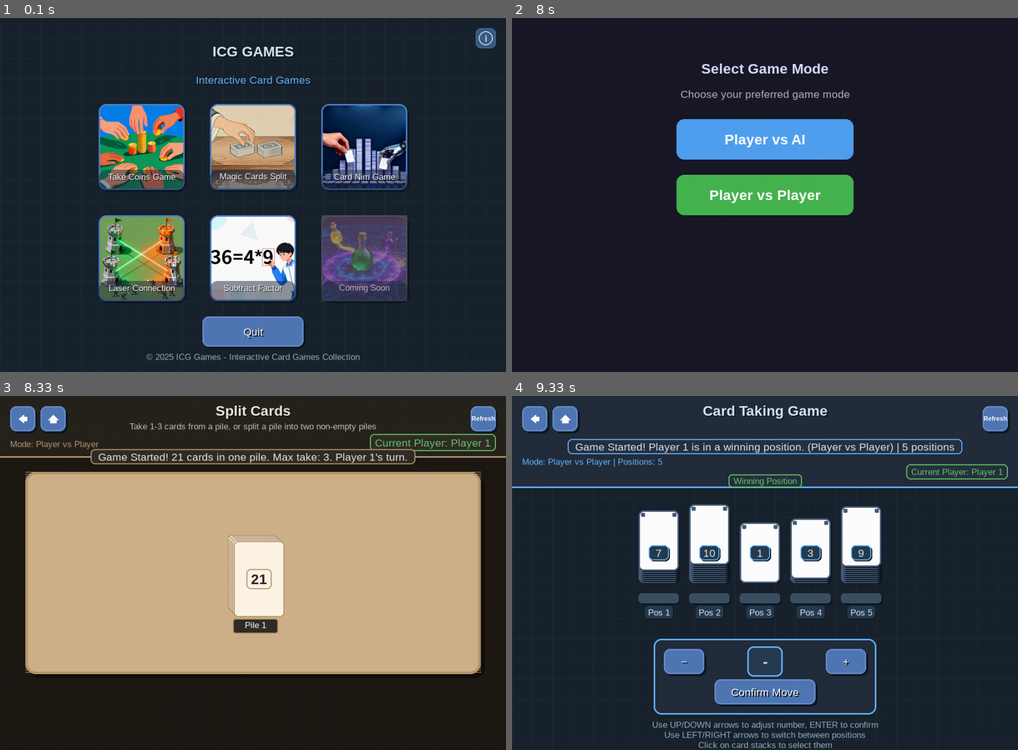
Above: before the commit, frames 1-4 (two rows, left to right).
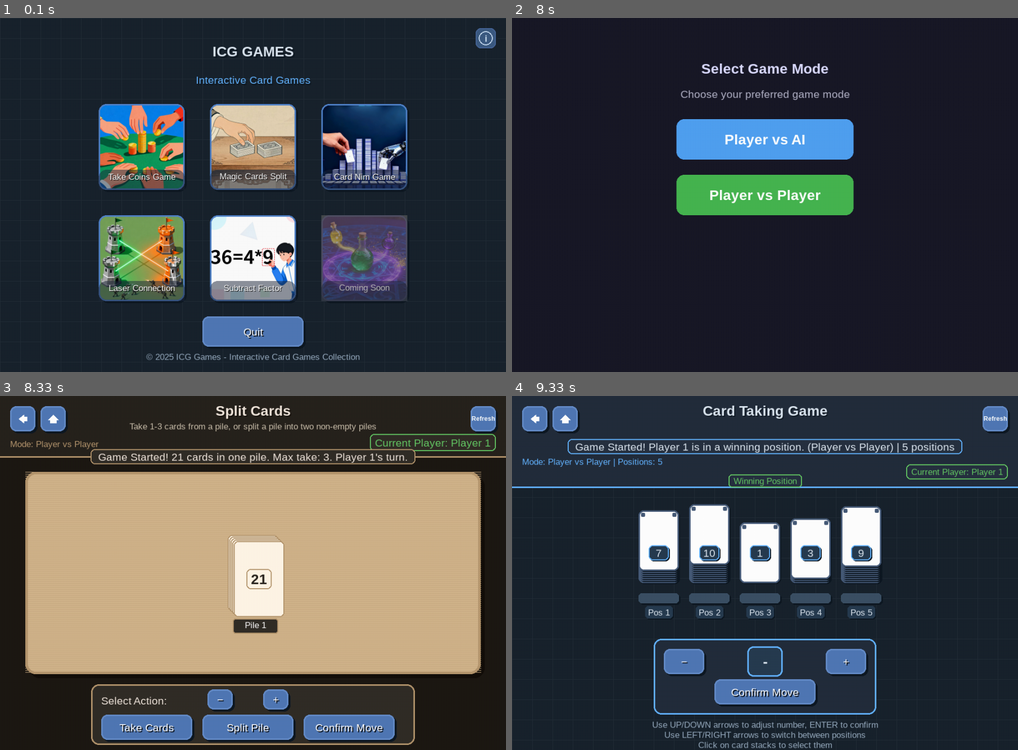
Above: after the commit, the same moments.

Repository: JieteXue/ICG-Games
Game: pygame game, started from main.py
The game is run twice, just before and just after one commit, with the same random seed, the same clock (stepped at 60 frames per second) and the same inputs.
Inputs (mouse positions are in pixels of both pictures, inside the frame that each line leads up to):
- Up to frame 1 (0.1 s): no input
- Up to frame 2 (8 s): click "Take Coins Game" at 0.38 s; click "Player vs Player" at 0.72 s; click "Pos 1" at 1.05 s; tap Enter at 1.33, 4.33, 7.13 s; click (684, 177) at 1.72 s; click "Refresh" at 2.05 s; click (891, 262) at 2.38 s; click (790, 173) at 2.72 s; click (562, 39) at 3.05 s; click (785, 262) at 3.38 s; click "Player vs Player" at 3.72 s; click "Confirm Move" at 4.07 s; click "+" at 4.73 s; click (911, 276) at 5.07 s; click (714, 251) at 5.4 s; click "−" at 6.13 s; click (598, 233) at 6.47 s; click (562, 39) at 7.53 s; click "Magic Cards Split" at 7.85 s
- Up to frame 3 (8.33 s): click "Player vs Player" at 8.18 s
- Up to frame 4 (9.33 s): click (562, 417) at 8.53 s; click (871, 488) at 8.85 s; click (754, 587) at 9.18 s

Frames 1-2 are identical in both runs. In frame 3, 5.2% of the frame differs, in the area x 18-82%, y 81-99%; in frame 4, nothing differs.

Commit message:
Revert "整笑了，split 0 cards"
This reverts commit d1e0ba33ce5338c06b7cfdbe2f1ebd50b367e229.

Diff:
--- a/src/games/split_cards/game.py
+++ b/src/games/split_cards/game.py
@@ -24,7 +24,7 @@
 
         # Check if game is over
         if self.game_logic.game_over:
-            if buttons["new_game"].is_clicked(event):
+            if buttons["restart"].is_clicked(event):
                 self.game_logic.initialize_game(self.game_logic.game_mode, self.game_logic.difficulty)
                 self.key_repeat_manager._reset_state()
                 return True
@@ -245,10 +245,9 @@
         """Handle game events"""
         mouse_pos = pygame.mouse.get_pos()
 
-        # Update button hover states (只更新可见的按钮)
+        # Update button hover states
         for button in self.buttons.values():
-            if button.visible:  # 只更新可见按钮
-                button.update_hover(mouse_pos)
+            button.update_hover(mouse_pos)
 
         for event in pygame.event.get():
             if event.type == pygame.QUIT:
@@ -303,22 +302,45 @@
                 self.logic.selected_action
             )
 
-            # Draw navigation buttons (始终显示)
+            # Draw navigation buttons
             self.buttons["back"].draw(self.screen)
             self.buttons["home"].draw(self.screen)
             self.buttons["refresh"].draw(self.screen)
 
-            # Update button visibility based on game state
-            self.ui.update_button_visibility(self.buttons, self.logic)
-
             if not self.logic.game_over:
-                # Draw control panel (背景)
-                self.ui.draw_control_panel(self.logic, self.buttons)
-
-                # Draw visible buttons
+                # Set button enabled states based on game mode and current player
+                if self.logic.game_mode == "PVE":
+                    buttons_enabled = (self.logic.current_player == "Player 1")
+                else:
+                    buttons_enabled = True
+
+                # Update button enabled states
                 for btn_name in ["take_btn", "split_btn", "confirm_btn", "minus", "plus"]:
-                    if btn_name in self.buttons and self.buttons[btn_name].visible:
+                    if btn_name in self.buttons:
+                        self.buttons[btn_name].enabled = buttons_enabled
+
+                # Draw control panel
+                self.ui.draw_control_panel(self.logic)
+
+                # Draw control buttons
+                for btn_name in ["take_btn", "split_btn", "confirm_btn", "minus", "plus"]:
+                    if btn_name in self.buttons:
                         self.buttons[btn_name].draw(self.screen)
+
+                # Draw count display
+                if (self.logic.selected_pile_index is not None and
+                    self.logic.selected_action):
+
+                    control_y = self.ui.table_rect.bottom + 20
+                    control_x = (SCREEN_WIDTH - 600) // 2
+
+                    count_display = str(self.logic.selected_count)
+                    count_text = self.font_manager.large.render(count_display, True, (240, 230, 220))
+                    count_bg = pygame.Rect(control_x + 210, control_y + 95, 50, 40)
+                    pygame.draw.rect(self.screen, (50, 45, 40), count_bg, border_radius=8)
+                    pygame.draw.rect(self.screen, (180, 150, 110), count_bg, 2, border_radius=8)
+                    self.screen.blit(count_text, (control_x + 235 - count_text.get_width()//2,
+                                                 control_y + 115 - count_text.get_height()//2))
 
                 # Draw hints
                 hints = [
@@ -332,9 +354,8 @@
                     hint_text = self.font_manager.small.render(hint, True, (200, 190, 170))
                     self.screen.blit(hint_text, (SCREEN_WIDTH//2 - hint_text.get_width()//2, hint_y + i * 20))
             else:
-                # Draw game over screen with New Game button
-                if self.buttons["new_game"].visible:
-                    self.buttons["new_game"].draw(self.screen)
+                # Draw game over screen
+                self.buttons["restart"].draw(self.screen)
 
             pygame.display.flip()
 
--- a/src/games/split_cards/ui.py
+++ b/src/games/split_cards/ui.py
@@ -38,6 +38,8 @@
 
         # Draw table edge
         pygame.draw.rect(self.screen, (180, 150, 110), self.table_rect, 5, border_radius=20)
+
+
 
     def draw_game_info(self, game_logic):
         """Draw game information panel"""
@@ -128,14 +130,14 @@
                                           i, selected_index, selected_action)
                 pile_rects.append(pile_rect)
         else:
-            # Two rows - 修复重叠问题
+            # Two rows
             row1_count = (num_piles + 1) // 2
             row2_count = num_piles - row1_count
 
             # Row 1
             total_width = row1_count * pile_width + (row1_count - 1) * spacing
             start_x = self.table_rect.centerx - total_width // 2
-            y1 = self.table_rect.centery - pile_height - 40  # 增加间距
+            y1 = self.table_rect.centery - pile_height - 20
 
             for i in range(row1_count):
                 x = start_x + i * (pile_width + spacing)
@@ -146,7 +148,7 @@
             # Row 2
             total_width = row2_count * pile_width + (row2_count - 1) * spacing
             start_x = self.table_rect.centerx - total_width // 2
-            y2 = self.table_rect.centery + 20  # 调整位置
+            y2 = self.table_rect.centery + 20
 
             for i in range(row2_count):
                 x = start_x + i * (pile_width + spacing)
@@ -159,17 +161,6 @@
 
     def draw_pile(self, x, y, width, height, count, index, selected_index, selected_action):
         """Draw a single card pile"""
-        # 增强选中效果：在选中的牌堆周围绘制高亮边框
-        if index == selected_index:
-            # 绘制一个更大的高亮矩形
-            highlight_rect = pygame.Rect(x-8, y-8, width+16, height+16)
-            if selected_action == 'take':
-                pygame.draw.rect(self.screen, (255, 255, 100), highlight_rect, 4, border_radius=12)
-            elif selected_action == 'split':
-                pygame.draw.rect(self.screen, (100, 255, 100), highlight_rect, 4, border_radius=12)
-            else:
-                pygame.draw.rect(self.screen, (255, 200, 50), highlight_rect, 4, border_radius=12)
-
         # Pile background (card stack)
         pile_rect = pygame.Rect(x, y, width, height)
 
@@ -195,7 +186,6 @@
             card_rect = pygame.Rect(x + offset, y + offset, width, height)
             pygame.draw.rect(self.screen, card_color, card_rect, border_radius=8)
             pygame.draw.rect(self.screen, border_color, card_rect, 2, border_radius=8)
-
         max_offset = min(4, count-1) * 3
         # Draw card count
         count_text = self.font_manager.large.render(str(count), True, (40, 35, 30))
@@ -218,42 +208,20 @@
 
         return pile_rect
 
-    def draw_control_panel(self, game_logic, buttons):
-        """Draw control panel for actions - 动态显示"""
+    def draw_control_panel(self, game_logic):
+        """Draw control panel for actions"""
         control_y = self.table_rect.bottom + 40
         control_width = 600
         control_x = (SCREEN_WIDTH - control_width) // 2
 
-        # Control panel background (仅在需要时显示)
-        should_draw_panel = (game_logic.selected_pile_index is not None or
-                            game_logic.selected_action is not None)
-
-        if should_draw_panel:
-            control_bg = pygame.Rect(control_x - 20, control_y - 20, control_width + 40, 120)
-            pygame.draw.rect(self.screen, (50, 45, 40), control_bg, border_radius=15)
-            pygame.draw.rect(self.screen, (180, 150, 110), control_bg, 3, border_radius=15)
-
-            # Action type selection
-            if game_logic.selected_action is None:
-                action_text = self.font_manager.medium.render("Select Action:", True, (240, 230, 220))
-                self.screen.blit(action_text, (control_x, control_y))
-
-            # 数量显示（当选择了动作时显示）
-            if game_logic.selected_action is not None:
-                # 在加减按钮中间显示数量
-                count_display = str(game_logic.selected_count)
-                count_text = self.font_manager.large.render(count_display, True, (240, 230, 220))
-
-                # 计算中间位置
-                minus_rect = buttons["minus"].rect
-                plus_rect = buttons["plus"].rect
-                center_x = (minus_rect.x + plus_rect.x) // 2
-
-                count_bg = pygame.Rect(center_x - 25, control_y + 95, 50, 40)
-                pygame.draw.rect(self.screen, (50, 45, 40), count_bg, border_radius=8)
-                pygame.draw.rect(self.screen, (180, 150, 110), count_bg, 2, border_radius=8)
-                self.screen.blit(count_text, (center_x - count_text.get_width()//2,
-                                             control_y + 115 - count_text.get_height()//2))
+        # Control panel background
+        control_bg = pygame.Rect(control_x - 20, control_y - 20, control_width + 40, 120)
+        pygame.draw.rect(self.screen, (50, 45, 40), control_bg, border_radius=15)
+        pygame.draw.rect(self.screen, (180, 150, 110), control_bg, 3, border_radius=15)
+
+        # Action type selection
+        action_text = self.font_manager.medium.render("Select Action:", True, (240, 230, 220))
+        self.screen.blit(action_text, (control_x, control_y))
 
         return control_x, control_y
 
@@ -270,93 +238,30 @@
         buttons["refresh"] = Button(SCREEN_WIDTH - 20 - nav_button_size, 20, nav_button_size, nav_button_size, "",
                                    self.font_manager, icon='refresh', tooltip="Restart current game")
 
-        # Action buttons - 初始设置为不可见
-        control_y = self.table_rect.bottom + 40 if hasattr(self, 'table_rect') else 500
+        # Action buttons
+        control_y = self.table_rect.bottom + 20 if hasattr(self, 'table_rect') else 500
         control_width = 600
         control_x = (SCREEN_WIDTH - control_width) // 2
 
         buttons["take_btn"] = Button(control_x, control_y + 60, 180, 50, "Take Cards",
-                                    self.font_manager, tooltip="Take cards from selected pile",
-                                    visible=False)
+                                    self.font_manager, tooltip="Take cards from selected pile")
         buttons["split_btn"] = Button(control_x + 200, control_y + 60, 180, 50, "Split Pile",
-                                     self.font_manager, tooltip="Split selected pile into two",
-                                     visible=False)
+                                     self.font_manager, tooltip="Split selected pile into two")
         buttons["confirm_btn"] = Button(control_x + 400, control_y + 60, 180, 50, "Confirm Move",
-                                       self.font_manager, tooltip="Execute selected move",
-                                       visible=False)
-
-        # Number adjustment buttons - 重新调整位置
-        # 减号按钮在左边，加号按钮在右边，中间留出空间显示数字
-        number_panel_x = control_x + 200
-        buttons["minus"] = Button(number_panel_x, control_y + 60, 50, 40, "−",
-                                 self.font_manager, tooltip="Decrease count",
-                                 visible=False)
-        buttons["plus"] = Button(number_panel_x + 110, control_y + 60, 50, 40, "+",
-                                self.font_manager, tooltip="Increase count",
-                                visible=False)
-
-        # New Game / Restart button (游戏结束时显示)
-        buttons["new_game"] = Button(SCREEN_WIDTH//2 - 120, control_y + 150, 240, 60,
-                                   "New Game", self.font_manager,
-                                   tooltip="Start a new game", visible=False)
+                                       self.font_manager, tooltip="Execute selected move")
+
+        # Number adjustment buttons
+        buttons["minus"] = Button(control_x + 210, control_y+10 , 50, 40, "−",
+                                 self.font_manager, tooltip="Decrease count")
+        buttons["plus"] = Button(control_x + 320, control_y+10 , 50, 40, "+",
+                                self.font_manager, tooltip="Increase count")
+
+        # Restart button
+        buttons["restart"] = Button(SCREEN_WIDTH//2 - 120, control_y + 150, 240, 60,
+                                   "New Game", self.font_manager, tooltip="Start a new game")
 
         return buttons
 
-    def update_button_visibility(self, buttons, game_logic):
-        """根据游戏状态更新按钮的可见性"""
-        # 导航按钮始终可见
-        buttons["back"].visible = True
-        buttons["home"].visible = True
-        buttons["refresh"].visible = True
-
-        if game_logic.game_over:
-            # 游戏结束时只显示New Game按钮
-            buttons["take_btn"].visible = False
-            buttons["split_btn"].visible = False
-            buttons["confirm_btn"].visible = False
-            buttons["minus"].visible = False
-            buttons["plus"].visible = False
-            buttons["new_game"].visible = True
-            return
-
-        # 隐藏New Game按钮
-        buttons["new_game"].visible = False
-
-        # 检查当前玩家是否可以交互
-        can_interact = False
-        if game_logic.game_mode == "PVP":
-            can_interact = True
-        elif game_logic.game_mode == "PVE" and game_logic.current_player == "Player 1":
-            can_interact = True
-
-        if not can_interact:
-            # AI回合或不能交互时，隐藏所有动作按钮
-            buttons["take_btn"].visible = False
-            buttons["split_btn"].visible = False
-            buttons["confirm_btn"].visible = False
-            buttons["minus"].visible = False
-            buttons["plus"].visible = False
-            return
-
-        # 玩家可以交互时
-        if game_logic.selected_pile_index is None:
-            # 没有选择牌堆，隐藏所有动作按钮
-            buttons["take_btn"].visible = False
-            buttons["split_btn"].visible = False
-            buttons["confirm_btn"].visible = False
-            buttons["minus"].visible = False
-            buttons["plus"].visible = False
-        elif game_logic.selected_action is None:
-            # 选择了牌堆但未选择动作，显示Take/Split按钮
-            buttons["take_btn"].visible = True
-            buttons["split_btn"].visible = True
-            buttons["confirm_btn"].visible = False
-            buttons["minus"].visible = False
-            buttons["plus"].visible = False
-        else:
-            # 选择了动作，显示加减按钮和确认按钮
-            buttons["take_btn"].visible = False
-            buttons["split_btn"].visible = False
-            buttons["confirm_btn"].visible = True
-            buttons["minus"].visible = True
-            buttons["plus"].visible = True
+    """Current problems: Overlapping of card piles in two rows,
+    and the control panel not being drawn correctly. Also, the texture should be adjusted.
+    Where is the code for showing how many cards I've split? """
--- a/src/ui/buttons.py
+++ b/src/ui/buttons.py
@@ -8,7 +8,7 @@
 
 class Button:
     """Represents a clickable button"""
-    def __init__(self, x, y, width, height, text, font_manager, icon=None, tooltip="",visible=True):
+    def __init__(self, x, y, width, height, text, font_manager, icon=None, tooltip=""):
         self.rect = pygame.Rect(x, y, width, height)
         self.text = text
         self.font_manager = font_manager
@@ -18,7 +18,6 @@
         self.tooltip = tooltip  # 添加提示文本
         self.tooltip_timer = 0  # 提示显示计时器
         self.show_tooltip = False  # 是否显示提示
-        self.visible=visible
 
     def draw(self, surface):
         """Draw the button on the surface with enhanced styling"""
@@ -168,8 +167,6 @@
 
     def draw(self, surface):
         """Override draw method to use softer colors"""
-        if not self.visible:
-            return
         # 确保字体已初始化
         self.font_manager.ensure_initialized()
 
